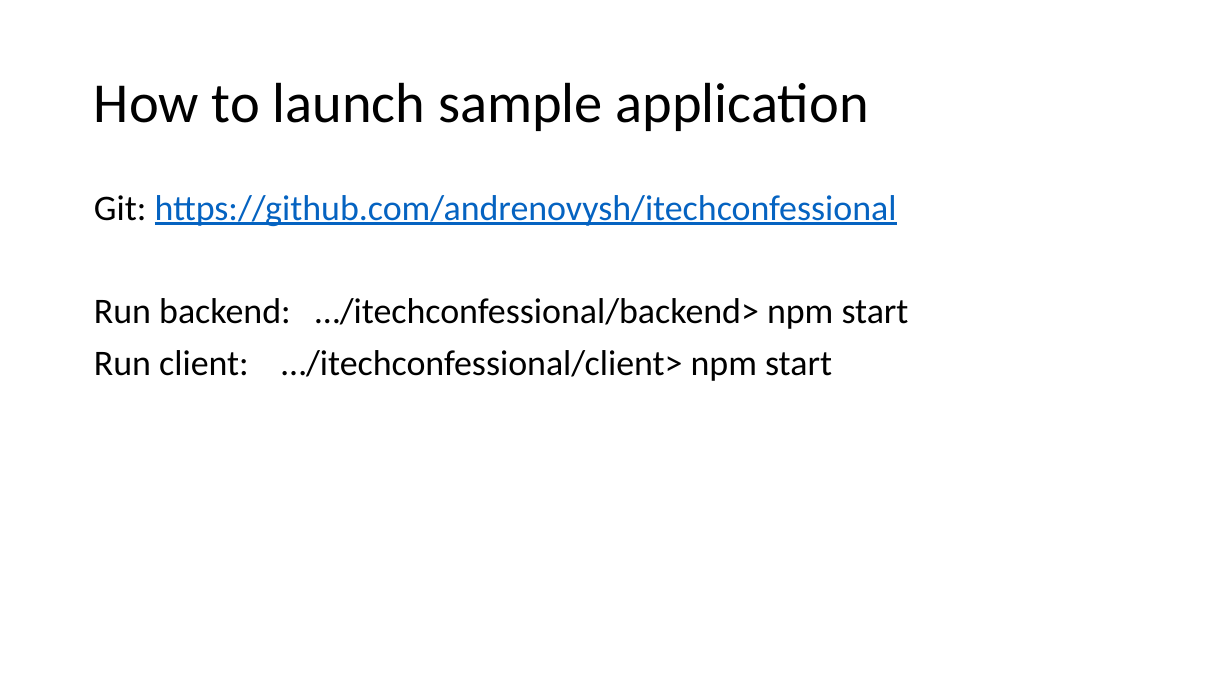
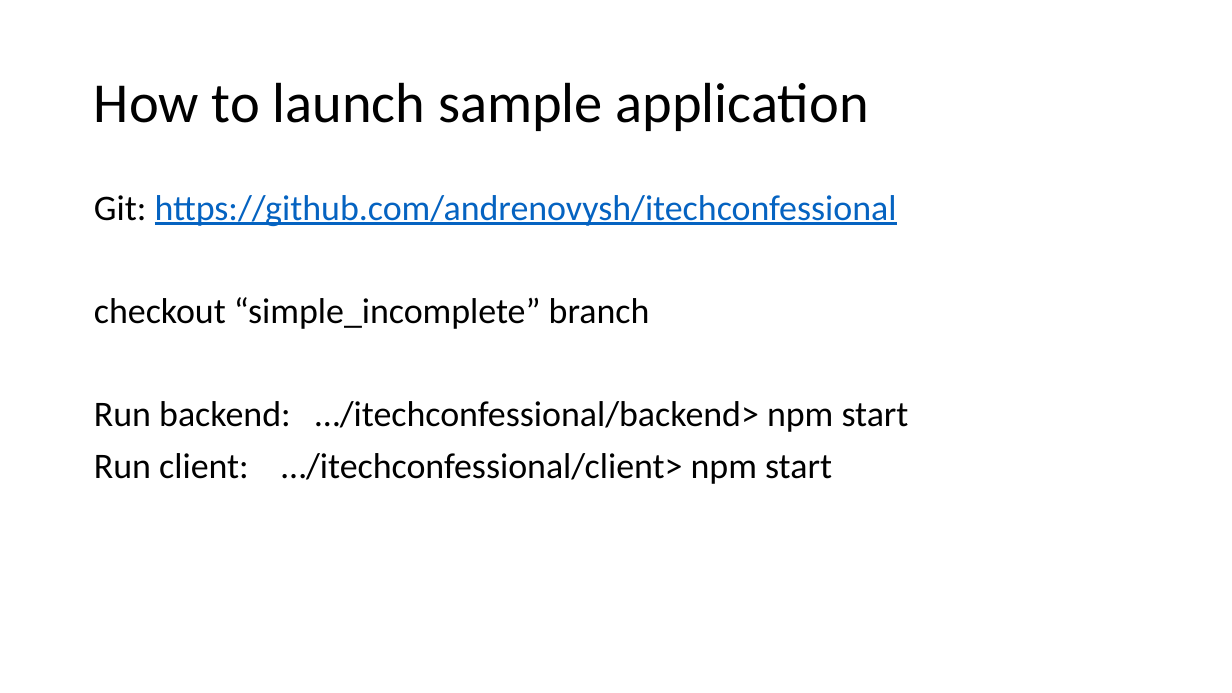
Before and after one commit to whiteb3ar/itechconfessional, a slide deck: slide 2 of reactjs workshop.pptx. Drawn at 1232x693 pixels with LibreOffice and Linux fonts; fonts in the diff are those of the drawing. Boxes give left, top, right and bottom in pixels: in the first picture for what was removed or moved away, otherwise in the second. Text is boxed around its words. In the diff, an @@ line names an element or a change of style, - is before the commit and + after.

Commit message:
updated pptx

```diff
--- a/reactjs workshop.pptx
+++ b/reactjs workshop.pptx
@@ text at box(94, 297, 650, 329): paragraph added @@
+checkout “simple_incomplete” branch
```
